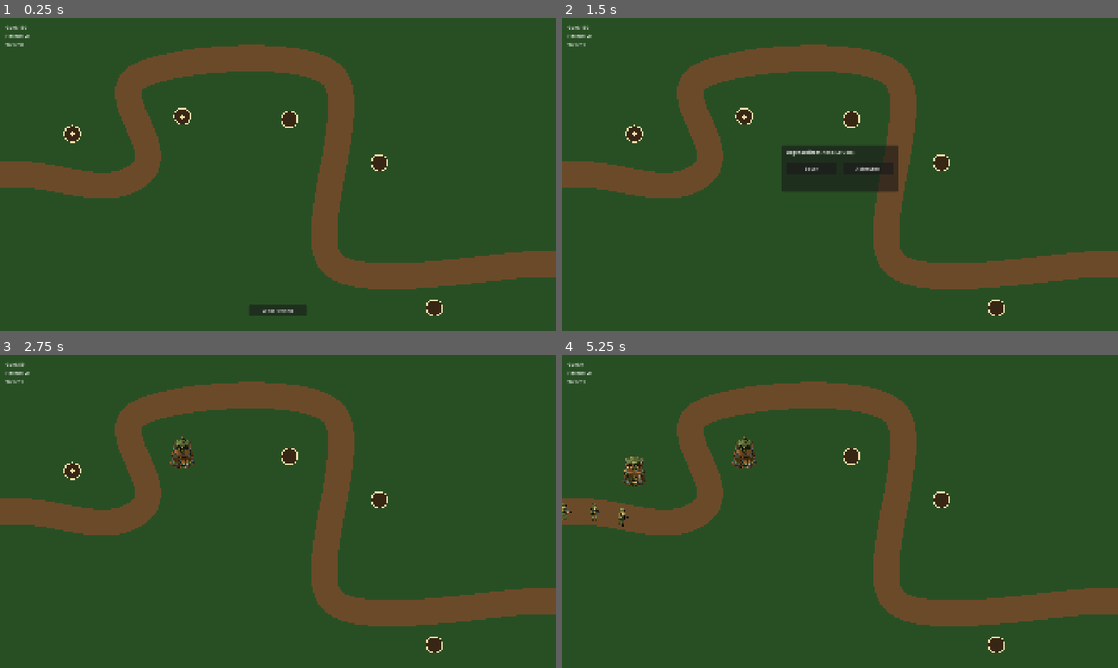
Above: before the commit, frames 1-4 (two rows, left to right).
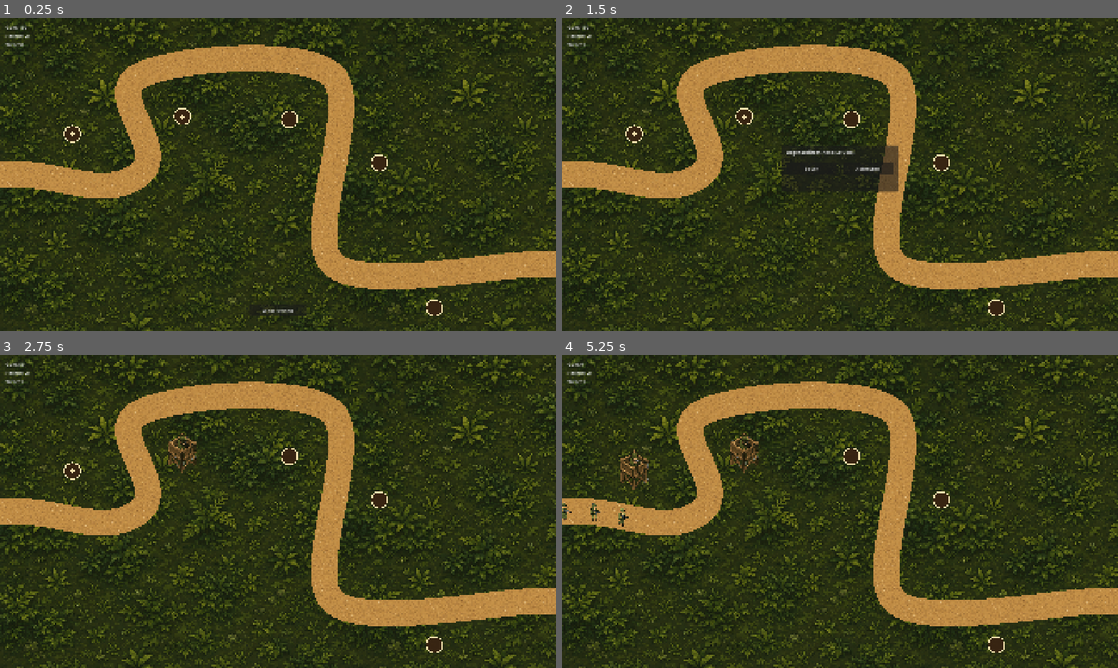
Above: after the commit, the same moments.

Repository: finn1908-ops/jungle-tower-defense
Game: Godot game, scene res://scenes/levels/PrototypeLevel.tscn
Two runs of this game, one before a commit and one after it. Both use one fixed random seed, a clock stepped at 60 frames per second and the inputs below.
Inputs (mouse positions are in pixels of both pictures, inside the frame that each line leads up to):
- Up to frame 1 (0.25 s): no input
- Up to frame 2 (1.5 s): click "Welle starten" at 0.5 s; tap Enter at 1.25 s; move the mouse to (745, 115) at 1.27 s; click (745, 115) at 1.42 s
- Up to frame 3 (2.75 s): click "Bauen" at 2 s
- Up to frame 4 (5.25 s): tap Space at 2.75 s; move the mouse to (851, 455) at 2.77 s; click (851, 455) at 2.92 s; click "Abbrechen" at 3.5 s; move the mouse to (634, 470) at 4.27 s; click (634, 470) at 4.42 s; click "Bauen" at 5 s

The runs differ from the first frame. In frame 1, 82% of the frame differs, in the area x 0-100%, y 0-100%; in frame 2, 80%; in frame 3, 82%; in frame 4, 82%.

Commit message:
Prototyp-Level mit texturierten Assets: gekachelter Boden, Pfad, Turm-Sprite
- Ground-Polygon2D durch gekacheltes Sprite2D (boden_dschungel.png,
  region 1920x1080, texture_repeat) ersetzt
- PathVisual-Line2D nutzt jetzt pfad_erde.png mit texture_mode=Tiled
- BogenschuetzenNest-Sprite skaliert (0.155), sichtbare Turmbreite
  ~100 px passend zur Pfadbreite

Co-Authored-By: Claude Opus 4.8 <noreply@anthropic.com>

Diff:
--- a/scenes/levels/PrototypeLevel.tscn
+++ b/scenes/levels/PrototypeLevel.tscn
@@ -7,6 +7,8 @@
 [ext_resource type="PackedScene" path="res://scenes/towers/BogenschuetzenNest.tscn" id="5"]
 [ext_resource type="Script" path="res://scripts/entities/TowerSlot.gd" id="6"]
 [ext_resource type="Resource" path="res://resources/towers/bogenschuetzen_nest.tres" id="7"]
+[ext_resource type="Texture2D" path="res://assets/sprites/environment/boden_dschungel.png" id="8"]
+[ext_resource type="Texture2D" path="res://assets/sprites/environment/pfad_erde.png" id="9"]
 
 [sub_resource type="CircleShape2D" id="CircleShape2D_slot"]
 radius = 32.0
@@ -14,13 +16,19 @@
 [node name="Level" type="Node2D"]
 script = ExtResource("1")
 
-[node name="Ground" type="Polygon2D" parent="."]
-color = Color(0.157, 0.31, 0.145, 1)
-polygon = PackedVector2Array(0, 0, 1920, 0, 1920, 1080, 0, 1080)
+[node name="Ground" type="Sprite2D" parent="."]
+texture_repeat = 2
+texture = ExtResource("8")
+centered = false
+region_enabled = true
+region_rect = Rect2(0, 0, 1920, 1080)
 
 [node name="PathVisual" type="Line2D" parent="."]
+texture_repeat = 2
 width = 90.0
-default_color = Color(0.42, 0.29, 0.16, 1)
+default_color = Color(1, 1, 1, 1)
+texture = ExtResource("9")
+texture_mode = 1
 joint_mode = 2
 begin_cap_mode = 2
 end_cap_mode = 2
--- a/scenes/towers/BogenschuetzenNest.tscn
+++ b/scenes/towers/BogenschuetzenNest.tscn
@@ -13,7 +13,7 @@
 
 [node name="Sprite2D" type="Sprite2D" parent="."]
 texture = ExtResource("3")
-scale = Vector2(0.096, 0.096)
+scale = Vector2(0.155, 0.155)
 
 [node name="DetectionArea" type="Area2D" parent="."]
 collision_layer = 0
Binary file added: assets/sprites/environment/boden_dschungel.png
Not shown, added: assets/sprites/environment/boden_dschungel.png.import
Binary file added: assets/sprites/environment/pfad_erde.png
Not shown, added: assets/sprites/environment/pfad_erde.png.import
Binary file changed: assets/sprites/towers/bogenschuetzen_nest.png
Not shown: 1 places in scenes/levels/PrototypeLevel.tscn that only renumber resources
